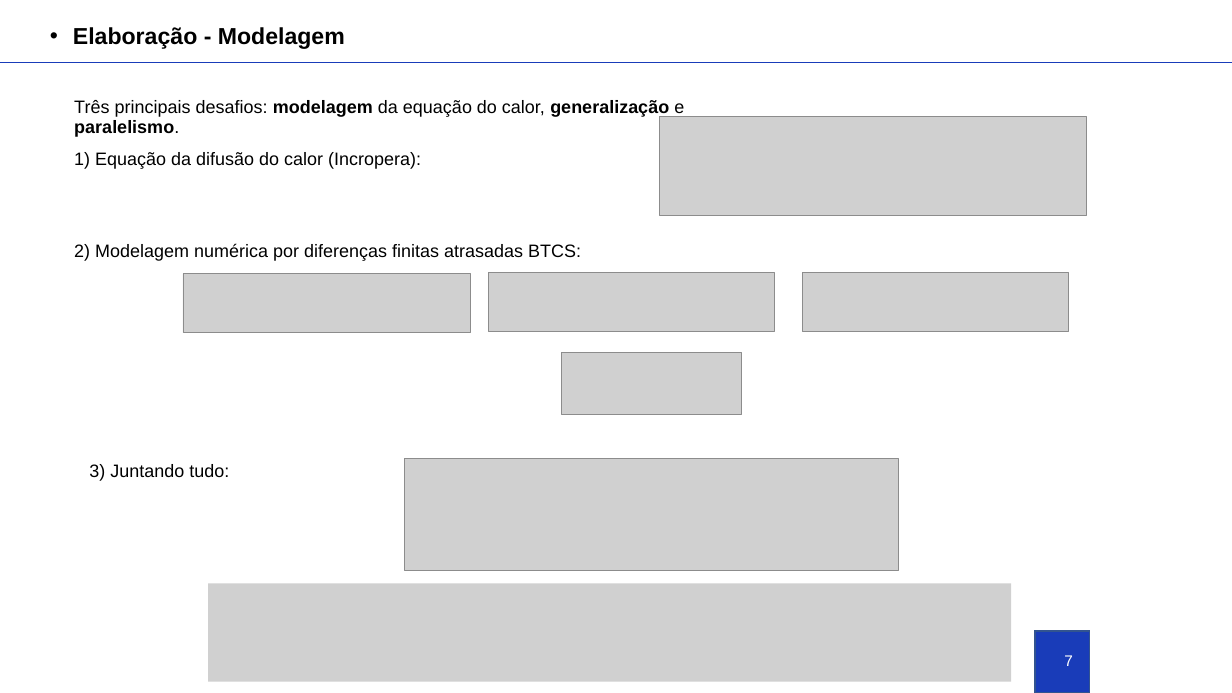
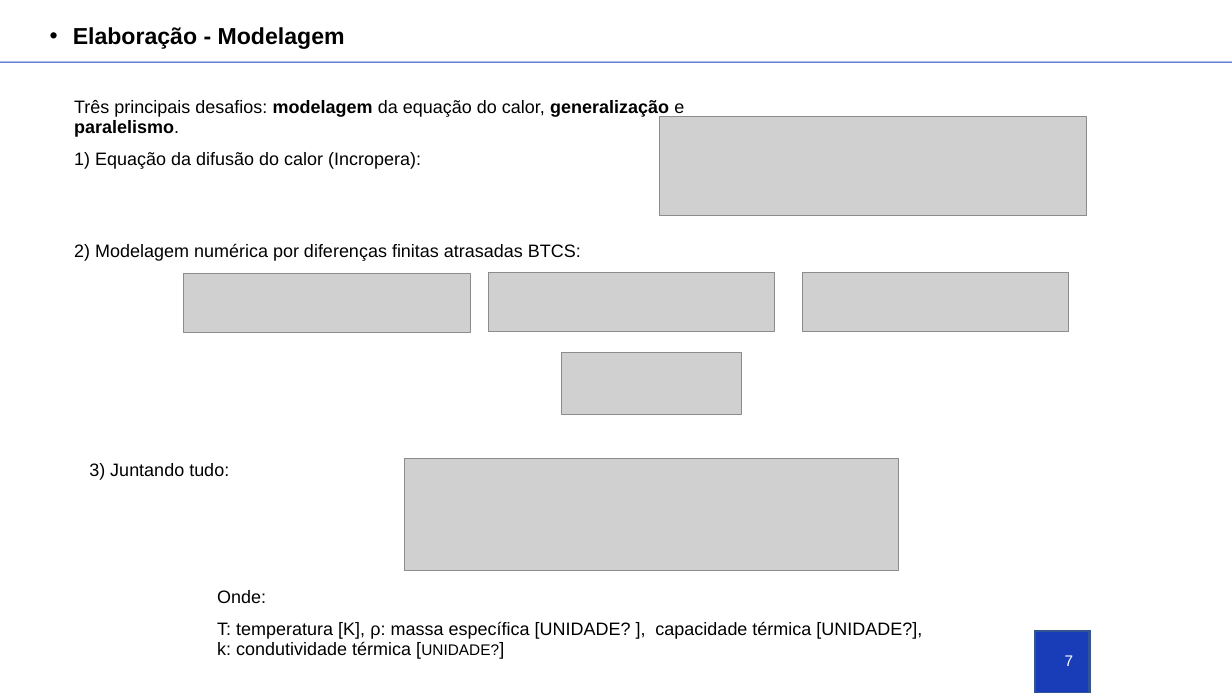
Before and after one commit to ldsc/ProjetoEngenharia-STC-3D-SimuladorDeTransferenciaDeCalor-3D, a slide deck: slide 7 of Apresentacao_Nicholas.pptx. Drawn at 1232x693 pixels with LibreOffice and Linux fonts; fonts in the diff are those of the drawing; grey boxes stand for pictures; background and template pictures are left out. Boxes give left, top, right and bottom in pixels: in the first picture for what was removed or moved away, otherwise in the second. Text is boxed around its words. In the diff, an @@ line names an element or a change of style, - is before the commit and + after.

```diff
--- a/Apresentacao_Nicholas.pptx
+++ b/Apresentacao_Nicholas.pptx
@@ line (0, 62) - (1232, 62): stroke #193CB9 0.5 pt to #193CB9 0.75 pt @@
@@ picture removed at bbox=[208, 583, 1011, 681] @@
@@ text added at bbox=[217, 590, 922, 655], 14 pt, text #000000 @@
+Onde:
+T: temperatura [K], ρ: massa específica [UNIDADE? ], capacidade térmica [UNIDADE?],
+k: condutividade térmica [UNIDADE?]
```
Also in this commit, not shown: 9 other slides changed, 5 slides added, 3 slides removed.
